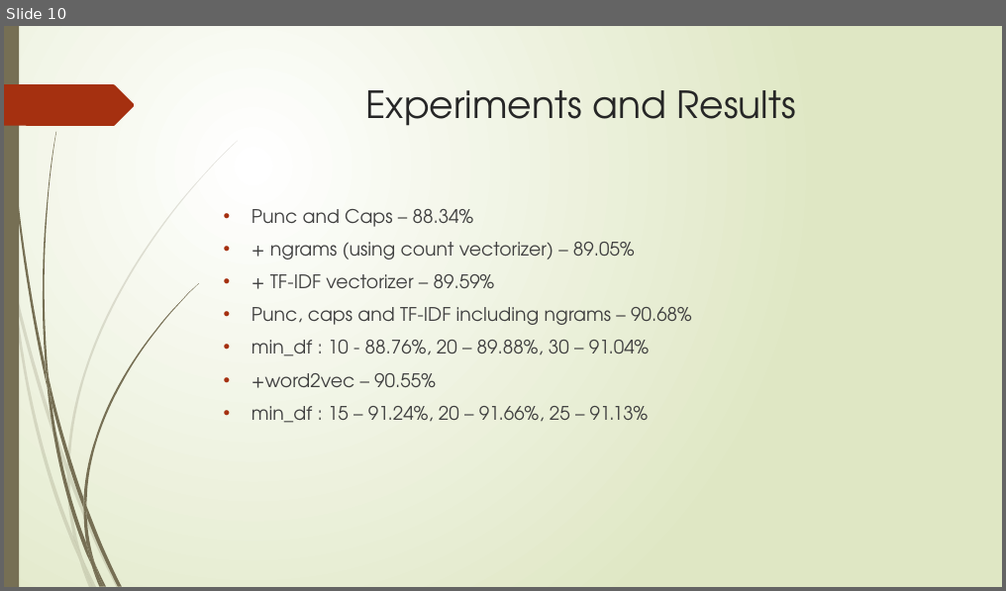
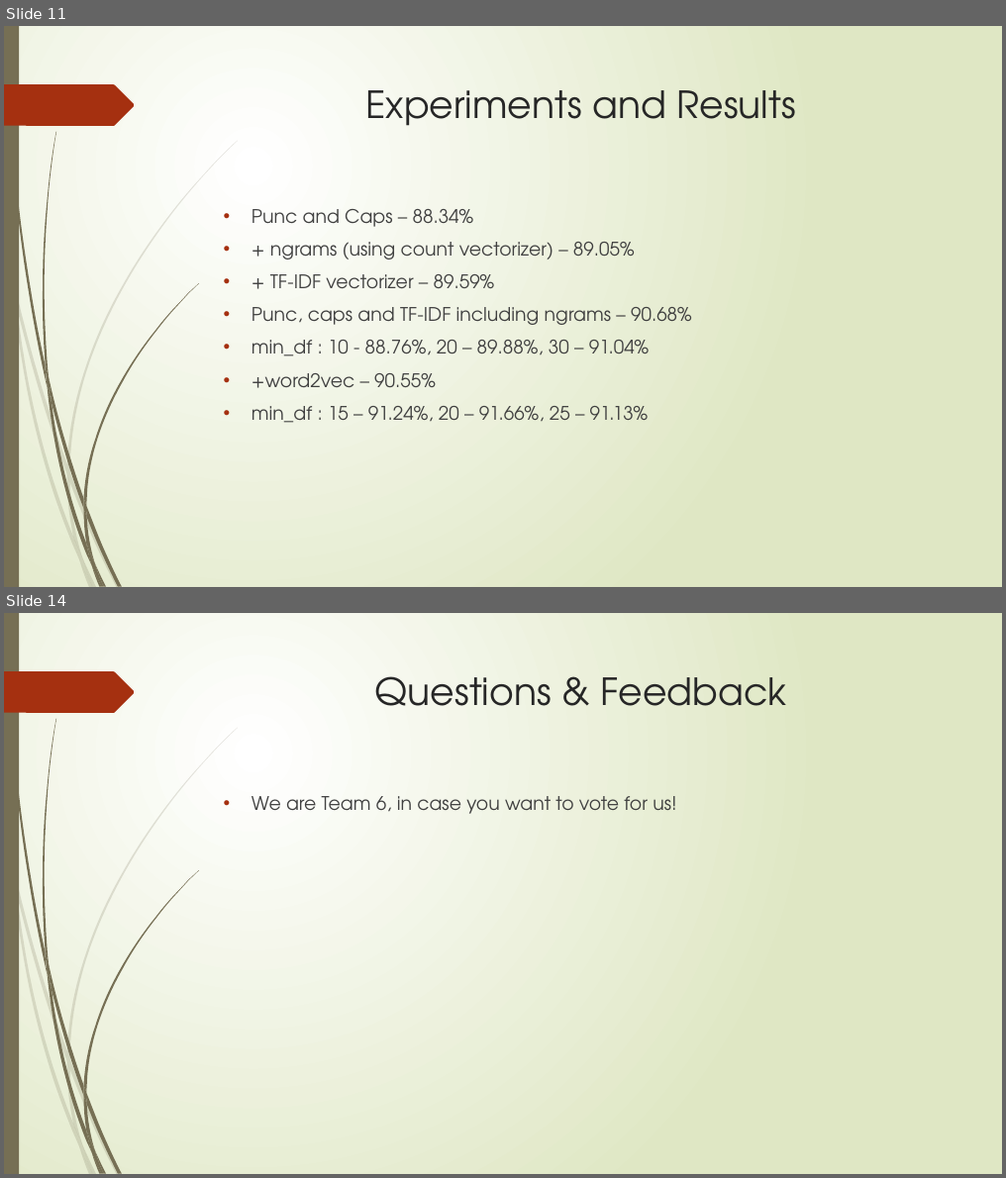
Before and after one commit to AdityaSridhar/ToxicCommentsClassifier, a slide deck: NLP_Project_Presentation.pptx. Shown one above the other, each under a label of ours: slide 10 before the commit, slides 11 and 14 after it; the slides between them are not shown. The pictures are 1006x591 and 1006x1178 pixels, drawn with LibreOffice and Linux fonts; fonts in the diff are those of the drawing. Boxes give left, top, right and bottom in pixels: in the first picture for what was removed or moved away, otherwise in the second. Text is boxed around its words. In the diff, an @@ line names an element or a change of style, - is before the commit and + after.

```diff
--- a/NLP_Project_Presentation.pptx
+++ b/NLP_Project_Presentation.pptx
@@ slide 14 added at bbox=[4, 613, 1002, 1174], background gradient #FFFFFF to #DFE8C4; not listed: 24 template elements that a slide beside it also shows @@
@@ title added at bbox=[375, 676, 786, 706], 36 pt, text #262626 @@
+Questions & Feedback
@@ text added at bbox=[252, 796, 676, 814], 18 pt, text #404040 @@
+• We are Team 6, in case you want to vote for us!
@@ what was slide 10 is now slide 11 @@
```
Also in this commit, not shown: 2 slides changed, 3 other slides added, 4 slides removed, 1 other file.
